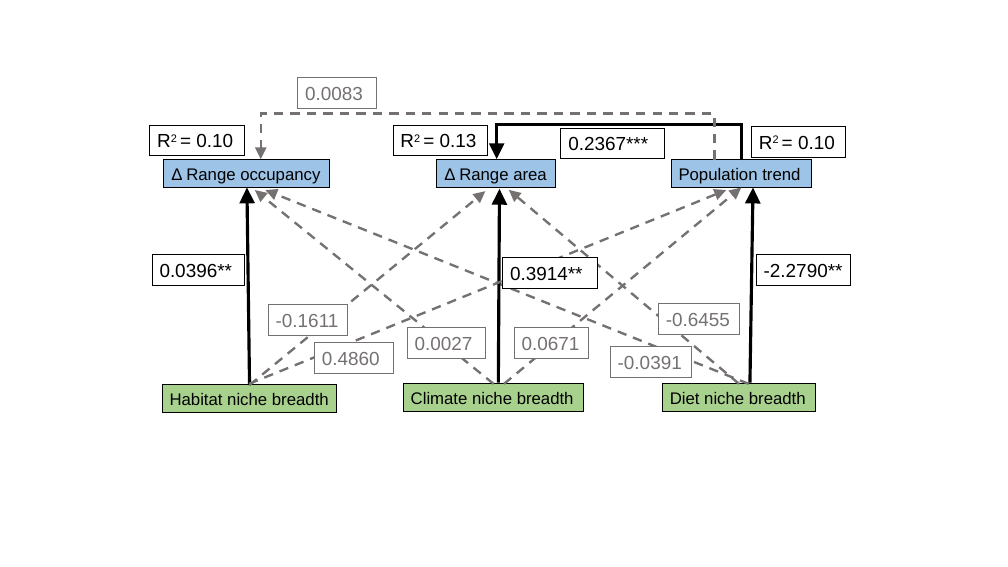
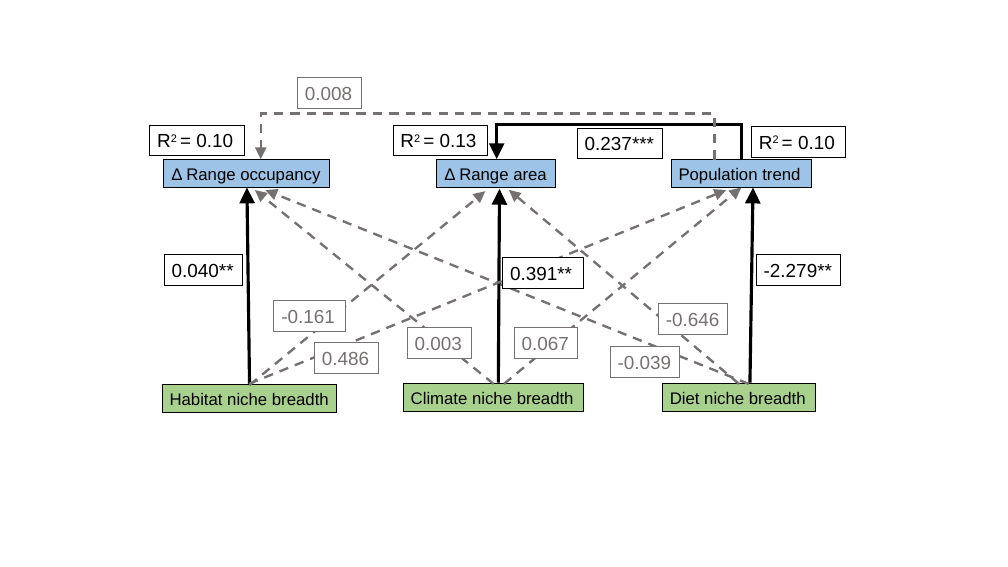
Before and after one commit to zahraddeen1/avian-range-shifts, a slide deck: slide 1 of figures/sem_venn_figures.pptx. Drawn at 1008x567 pixels with LibreOffice and Linux fonts; fonts in the diff are those of the drawing. Boxes give left, top, right and bottom in pixels: in the first picture for what was removed or moved away, otherwise in the second. Text is boxed around its words. In the diff, an @@ line names an element or a change of style, - is before the commit and + after.

```diff
--- a/figures/sem_venn_figures.pptx
+++ b/figures/sem_venn_figures.pptx
@@ rectangle "0.008": place and size @@
-rectangle "0.008" at bbox=[298, 78, 377, 108]
+rectangle "0.008" at bbox=[298, 78, 361, 108]
@@ text in rectangle at bbox=[305, 87, 352, 100]: text changed @@
-0.0083
+0.008
@@ rectangle "0.237***": place and size @@
-rectangle "0.237***" at bbox=[561, 129, 664, 159]
+rectangle "0.237***" at bbox=[578, 129, 663, 159]
@@ text in rectangle at bbox=[585, 136, 654, 150]: text changed @@
-0.2367***
+0.237***
@@ rectangle "0.040**": place and size @@
-rectangle "0.040**" at bbox=[152, 255, 244, 285]
+rectangle "0.040**" at bbox=[164, 255, 243, 285]
@@ text in rectangle at bbox=[172, 263, 234, 278]: text changed @@
-0.0396**
+0.040**
@@ rectangle "0.391**": place and size @@
-rectangle "0.391**" at bbox=[503, 258, 597, 288]
+rectangle "0.391**" at bbox=[503, 258, 584, 288]
@@ text in rectangle at bbox=[510, 266, 572, 280]: text changed @@
-0.3914**
+0.391**
@@ rectangle "-2.279**": place and size @@
-rectangle "-2.279**" at bbox=[756, 255, 851, 285]
+rectangle "-2.279**" at bbox=[756, 255, 841, 285]
@@ text in rectangle at bbox=[764, 263, 832, 277]: text changed @@
--2.2790**
+-2.279**
@@ rectangle "-0.161": place and size @@
-rectangle "-0.161" at bbox=[268, 305, 348, 335]
+rectangle "-0.161" at bbox=[274, 301, 346, 331]
@@ text in rectangle at bbox=[281, 310, 335, 323]: text changed @@
--0.1611
+-0.161
@@ rectangle "0.003": place and size @@
-rectangle "0.003" at bbox=[408, 327, 486, 358]
+rectangle "0.003" at bbox=[408, 327, 471, 358]
@@ rectangle "0.067": place and size @@
-rectangle "0.067" at bbox=[514, 328, 588, 358]
+rectangle "0.067" at bbox=[514, 328, 578, 358]
@@ rectangle "-0.646": place and size @@
-rectangle "-0.646" at bbox=[659, 304, 740, 334]
+rectangle "-0.646" at bbox=[659, 304, 727, 334]
@@ text in rectangle at bbox=[666, 313, 720, 326]: text changed @@
--0.6455
+-0.646
@@ rectangle "0.486": place and size @@
-rectangle "0.486" at bbox=[315, 343, 393, 374]
+rectangle "0.486" at bbox=[315, 343, 378, 374]
@@ text in rectangle at bbox=[322, 352, 369, 365]: text changed @@
-0.4860
+0.486
@@ text in rectangle at bbox=[415, 337, 462, 350]: text changed @@
-0.0027
+0.003
@@ text in rectangle at bbox=[522, 337, 569, 350]: text changed @@
-0.0671
+0.067
@@ rectangle "-0.039": place and size @@
-rectangle "-0.039" at bbox=[610, 347, 692, 377]
+rectangle "-0.039" at bbox=[610, 347, 679, 377]
@@ text in rectangle at bbox=[618, 356, 672, 369]: text changed @@
--0.0391
+-0.039
```
Also in this commit, not shown: 4 slides added, 1 slide removed, 8 other files.
